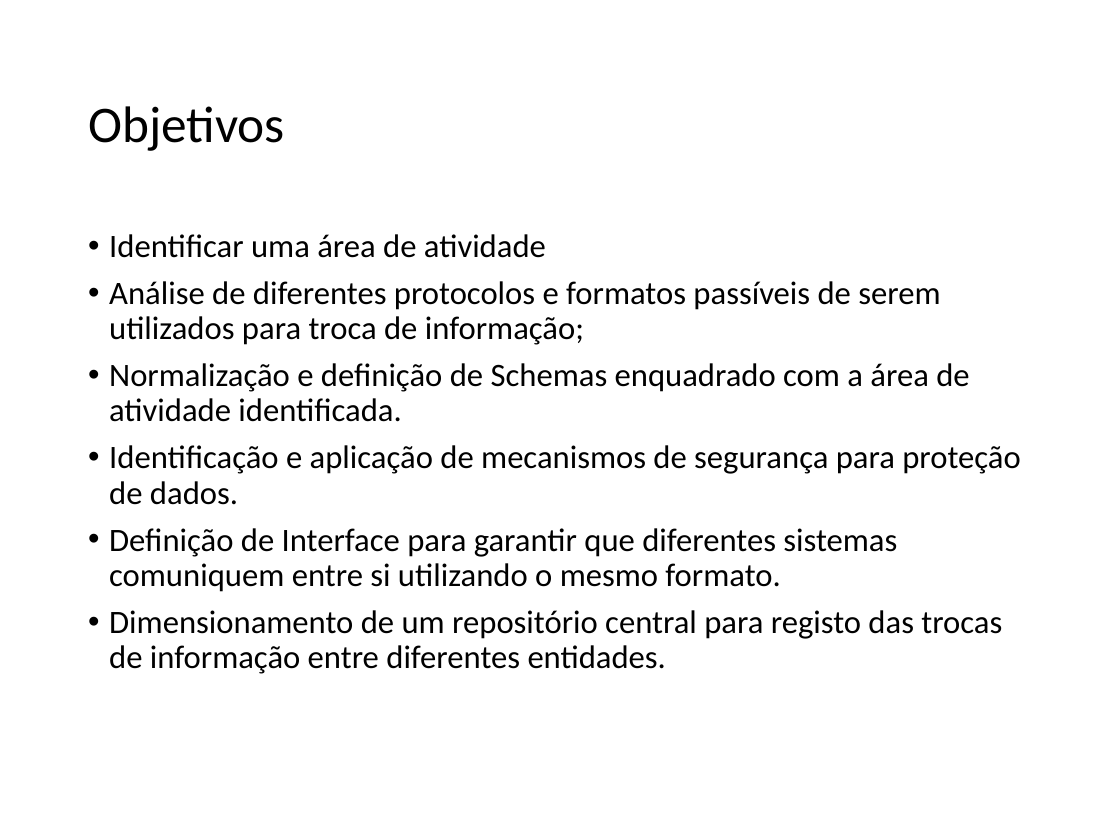
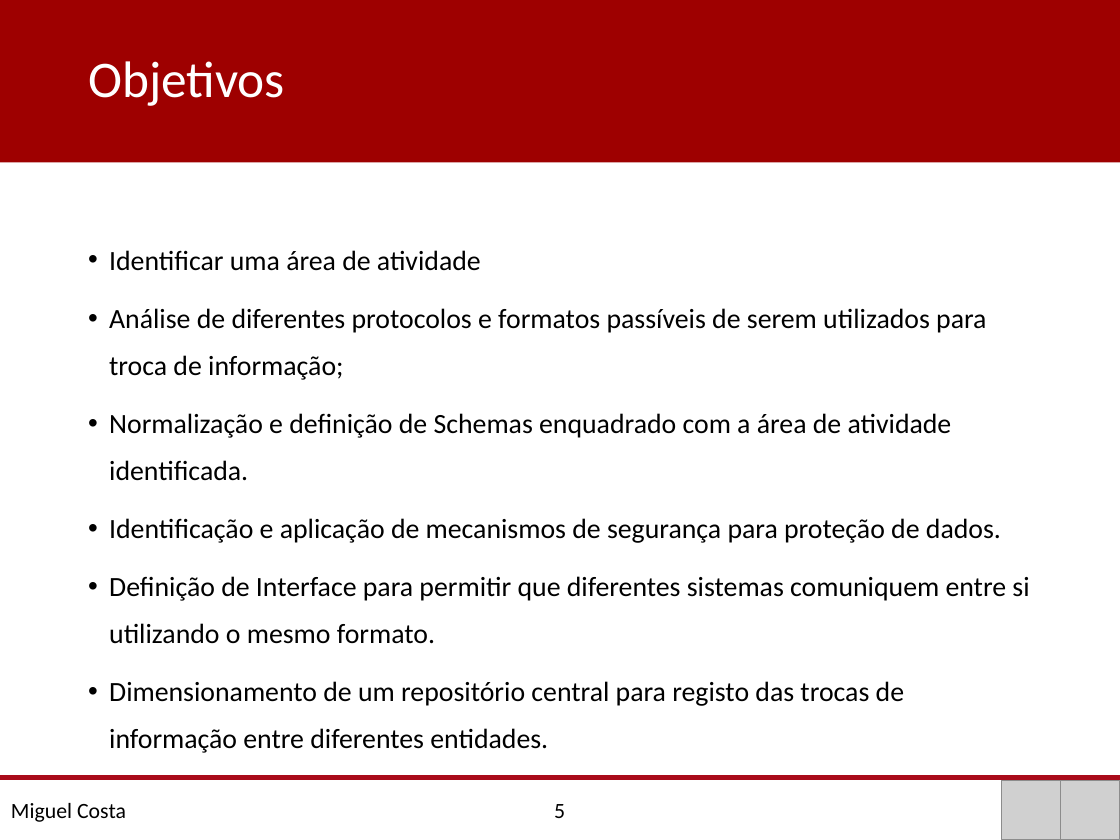
Before and after one commit to MiguelCosta/msc-thesis, a slide deck: slide 6 of doc/Pré-Tese/Apresentação/Pré-Tese.pptx. Drawn at 1120x840 pixels with LibreOffice and Linux fonts; fonts in the diff are those of the drawing; grey boxes stand for pictures. Boxes give left, top, right and bottom in pixels: in the first picture for what was removed or moved away, otherwise in the second. Text is boxed around its words. In the diff, an @@ line names an element or a change of style, - is before the commit and + after.

```diff
--- a/doc/Pré-Tese/Apresentação/Pré-Tese.pptx
+++ b/doc/Pré-Tese/Apresentação/Pré-Tese.pptx
@@ rectangle "Objetivos": place and size @@
-rectangle "Objetivos" at [88, 106, 285, 151]
+rectangle "Objetivos" at [0, 0, 1120, 162]
@@ rectangle "Objetivos" at [0, 0, 1120, 162]: text colour #000000 to #FFFFFF; fill none to #9E0000 @@
@@ text at [109, 250, 1001, 753]: size 21 to 17.9 pt in "Identificar uma área de atividade", "Análise de diferentes protocolos e formatos passíveis ...", "Normalização e definição de Schemas enquadrado com ...", "Identificação e aplicação de mecanismos de segurança ..." and 1 more places; line spacing 0.9 to 1.4 @@
@@ text at [109, 576, 1029, 644]: text changed; size 21 to 17.9 pt @@
-• Definição de Interface para garantir que diferentes sistemas comuniquem entre si utilizando o mesmo formato.
+• Definição de Interface para permitir que diferentes sistemas comuniquem entre si utilizando o mesmo formato.
@@ line added from (0, 777) to (1120, 777), #A90B1A 2.75 pt @@
@@ text added at [11, 803, 565, 822], 14 pt, text #000000 @@
+Miguel Costa 5
@@ picture added at [1001, 781, 1060, 840] @@
@@ picture added at [1061, 781, 1120, 840] @@
```
Also in this commit, not shown: 7 other slides changed, 1 slide added, 1 slide removed.
